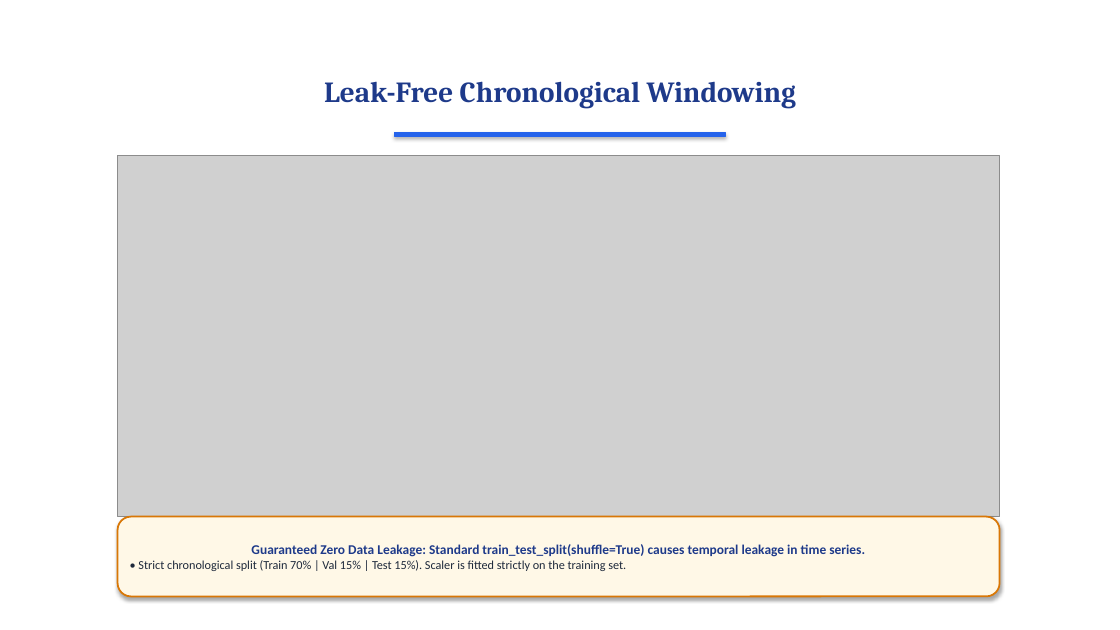
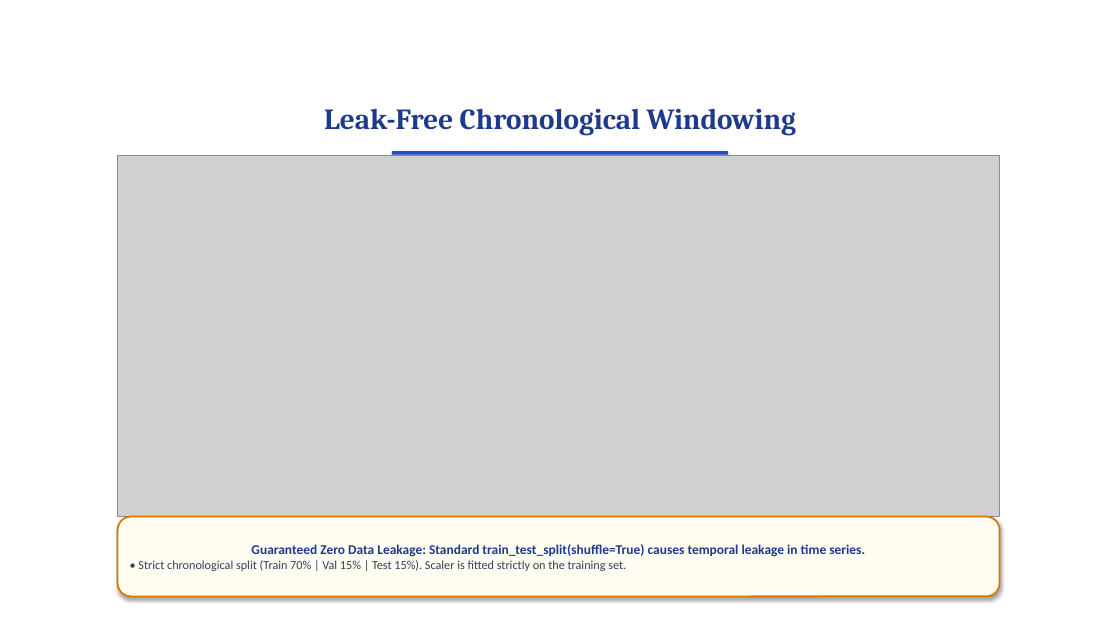
Before and after one commit to surajbuilds53/sentinel-x, a slide deck: slide 8 of Sentinel-X_Presentation.pptx (slide 6 before the commit). Drawn at 1120x630 pixels with LibreOffice and Linux fonts; fonts in the diff are those of the drawing; grey boxes stand for pictures; background and template pictures are left out. Boxes give left, top, right and bottom in pixels: in the first picture for what was removed or moved away, otherwise in the second. Text is boxed around its words. In the diff, an @@ line names an element or a change of style, - is before the commit and + after.

```diff
--- a/Sentinel-X_Presentation.pptx
+++ b/Sentinel-X_Presentation.pptx
@@ text "Leak-Free Chronological Windowing": place and size @@
-text "Leak-Free Chronological Windowing" at <box>324,81,796,109</box>
+text "Leak-Free Chronological Windowing" at <box>324,108,796,136</box>
@@ rectangle: place and size @@
-rectangle at <box>395,133,725,136</box>
+rectangle at <box>392,151,728,155</box>
@@ rectangle at <box>392,151,728,155</box>: fill #2563EB to #1D4ED8; outline #2563EB 0.75 pt to none @@
@@ rounded rectangle "Guaranteed Zero Data Leakage: Standard ..." at <box>118,517,1000,597</box>: fill #FFF8E7 to #FFFCF2 @@
@@ text in rounded rectangle at <box>138,560,626,571</box>: text colour #1E293B to #334155 in "• Strict chronological split (Train 70% | ..." @@
```
Also in this commit, not shown: 13 other slides changed, 3 slides added, 2 other files.
